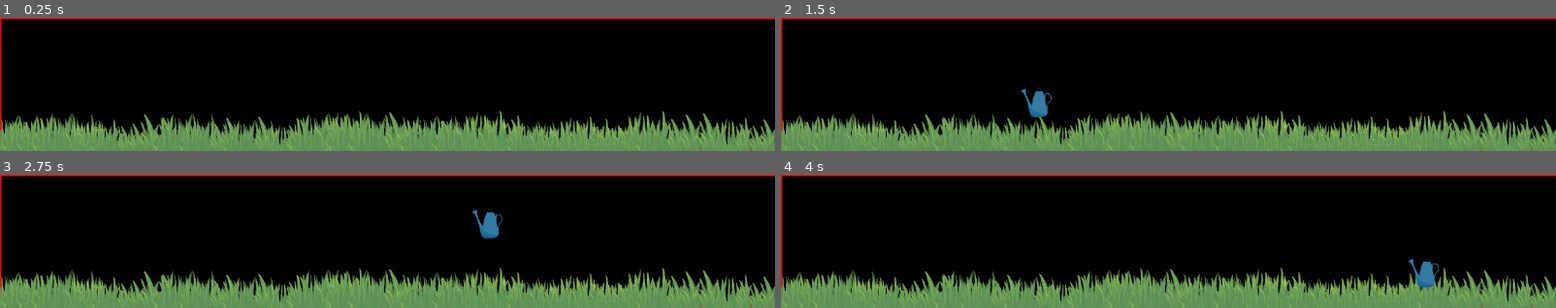
Above: before the commit, frames 1-4 (two rows, left to right).
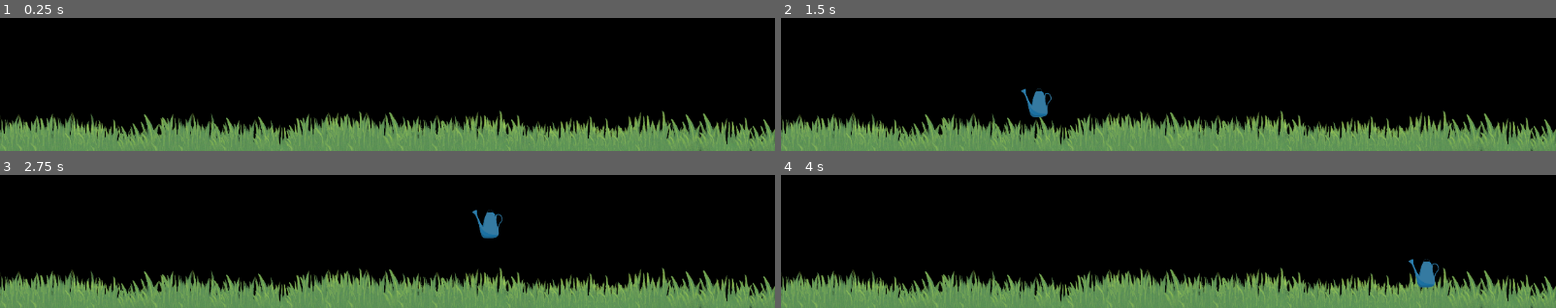
Above: after the commit, the same moments.

Repository: 9er-tom/desktop-forest
Game: Godot game, scene res://main.tscn
Same seed, same stepped clock (60 frames per second), same inputs: the game is played once before the commit and once after it.
Inputs (mouse positions are in pixels of both pictures, inside the frame that each line leads up to):
- Up to frame 1 (0.25 s): no input
- Up to frame 2 (1.5 s): tap Enter at 0.5 s; move the mouse to (1339, 77) at 0.52 s; click (1339, 77) at 0.6 s; tap Space at 1.25 s; move the mouse to (1013, 91) at 1.27 s; click (1013, 91) at 1.35 s
- Up to frame 3 (2.75 s): tap Enter at 2 s; move the mouse to (465, 212) at 2.02 s; click (465, 212) at 2.1 s
- Up to frame 4 (4 s): tap Space at 2.75 s; move the mouse to (1129, 268) at 2.77 s; click (1129, 268) at 2.85 s; tap Enter at 3.5 s; move the mouse to (1401, 261) at 3.52 s; click (1401, 261) at 3.6 s

The runs differ from the first frame. In frame 1, 1.7% of the frame differs, in the area x 0-100%, y 0-100%; in frame 2, 1.7%; in frame 3, 1.7%; in frame 4, 1.7%.

Commit message:
outline shader

Diff:
--- a/main.tscn
+++ b/main.tscn
@@ -29,12 +29,14 @@
 taskbarOrientation = 2
 
 [node name="ReferenceRect" type="ReferenceRect" parent="."]
+visible = false
 offset_right = 2560.0
 offset_bottom = 200.0
 border_width = 5.0
 editor_only = false
 
 [node name="bingus" type="Sprite2D" parent="."]
+process_mode = 4
 visible = false
 position = Vector2(364.353, 144.5)
 scale = Vector2(0.30083, 0.30083)
--- a/prefabs/plant.tscn
+++ b/prefabs/plant.tscn
@@ -1,11 +1,21 @@
-[gd_scene load_steps=8 format=3 uid="uid://x1n5d7yptqgq"]
+[gd_scene load_steps=11 format=3 uid="uid://x1n5d7yptqgq"]
 
 [ext_resource type="Script" uid="uid://b3frrt2i7fywe" path="res://scripts/plant.gd" id="1_bswx0"]
+[ext_resource type="Shader" uid="uid://1umkeugo14g7" path="res://shader/outline.gdshader" id="2_8laha"]
 [ext_resource type="Texture2D" uid="uid://dri7guloclqfl" path="res://assets/plants/1.PNG" id="2_nb6st"]
 [ext_resource type="Texture2D" uid="uid://daogmpcg7duxe" path="res://assets/plants/2.PNG" id="3_8laha"]
 [ext_resource type="Texture2D" uid="uid://vhe5576vpfma" path="res://assets/plants/3.PNG" id="4_r0ox0"]
 [ext_resource type="Texture2D" uid="uid://cbdkpww4tf8ct" path="res://assets/plants/4.PNG" id="5_jiiti"]
 [ext_resource type="Texture2D" uid="uid://cmibvwsat2lwn" path="res://assets/plants/5.PNG" id="6_xrecf"]
+
+[sub_resource type="ShaderMaterial" id="ShaderMaterial_nb6st"]
+shader = ExtResource("2_8laha")
+shader_parameter/color = Color(1, 1, 1, 1)
+shader_parameter/width = 10.0
+shader_parameter/pattern = 1
+shader_parameter/inside = false
+shader_parameter/add_margins = true
+shader_parameter/number_of_images = Vector2(1, 1)
 
 [sub_resource type="SpriteFrames" id="SpriteFrames_82xsv"]
 animations = [{
@@ -30,15 +40,34 @@
 "speed": 5.0
 }]
 
+[sub_resource type="RectangleShape2D" id="RectangleShape2D_nb6st"]
+size = Vector2(1200, 1180)
+
 [node name="Plant" type="Node2D"]
 scale = Vector2(0.15, 0.15)
 script = ExtResource("1_bswx0")
+outlineMaterial = SubResource("ShaderMaterial_nb6st")
 
 [node name="AnimatedSprite2D" type="AnimatedSprite2D" parent="."]
 sprite_frames = SubResource("SpriteFrames_82xsv")
-frame_progress = 0.086489
 speed_scale = 0.0
 
 [node name="Timer" type="Timer" parent="."]
 wait_time = 2.0
 autostart = true
+
+[node name="Area2D" type="Area2D" parent="."]
+
+[node name="CollisionShape2D" type="CollisionShape2D" parent="Area2D"]
+position = Vector2(3.17891e-06, -9.53674e-06)
+shape = SubResource("RectangleShape2D_nb6st")
+
+[node name="Control" type="Control" parent="."]
+layout_mode = 3
+anchors_preset = 0
+offset_left = -600.0
+offset_top = -586.667
+offset_right = 600.0
+offset_bottom = 593.333
+mouse_filter = 1
+metadata/_edit_use_anchors_ = true
--- a/scripts/plant.gd
+++ b/scripts/plant.gd
@@ -1,10 +1,20 @@
 extends Node2D
 class_name Plant
 
+@export var outlineMaterial: ShaderMaterial
+
 func _ready() -> void:
 	$Timer.timeout.connect(_on_timer_timeout)
+	$Area2D.mouse_entered.connect(_on_mouse_enter)
+	$Area2D.mouse_exited.connect(_on_mouse_exit)
 
 func _on_timer_timeout() -> void:
 	if $AnimatedSprite2D.frame_progress == 1:
 		$Timer.stop()
 	$AnimatedSprite2D.frame += 1
+
+func _on_mouse_enter() -> void:
+	$AnimatedSprite2D.material = outlineMaterial
+
+func _on_mouse_exit() -> void:
+	$AnimatedSprite2D.material = null
--- a/scripts/ui/cursorTool.gd
+++ b/scripts/ui/cursorTool.gd
@@ -12,23 +12,19 @@
 	position = get_global_mouse_position() + mouseOffset
 	if Input.is_action_just_pressed("Interact"):
 		play()
-		print_debug("press")
 	if Input.is_action_just_released("Interact"):
 		stop()
 		frame = 0
-		print_debug("release")
-
 
 func setCurrentTool(tool: GardenTools):
 	currentTool = tool
-	print_debug(currentTool)
 	match currentTool:
 		GardenTools.WATERING_CAN:
 			animation = "wateringCan"
-			set_frame(0)
+			frame = 0
 		GardenTools.SHOVEL:
-			animation = "wateringCan"
-			set_frame(5)
+			animation = "wateringCan" # todo change this to shovel
+			frame = 5
 		GardenTools.NONE:
 			visible = false
 			return
--- /dev/null
+++ b/shader/outline.gdshader
@@ -0,0 +1,73 @@
+shader_type canvas_item;
+
+uniform vec4 color : source_color = vec4(1.0);
+uniform float width : hint_range(0, 10) = 1.0;
+uniform int pattern : hint_range(0, 2) = 0; // diamond, circle, square
+uniform bool inside = false;
+uniform bool add_margins = true; // only useful when inside is false
+uniform vec2 number_of_images = vec2(1.0); // number of horizontal and vertical images in the sprite sheet
+
+varying flat vec4 modulate;
+
+void vertex() {
+	modulate = COLOR;
+
+	if (add_margins) {
+		if ((UV.x <= 0.0 || UV.x >= 1.0) && (UV.y <= 0.0 || UV.y >= 1.0)) {
+			VERTEX += (UV * 2.0 - 1.0) * width;
+		} else {
+			VERTEX += sign(VERTEX) * width; // replace sign(VERTEX) by (sign(VERTEX) * 2.0 - 1.0) if your AnimatedSprite2D isn't Centered
+		}
+	}
+}
+
+bool hasContraryNeighbour(vec2 uv, vec2 texture_pixel_size, vec2 image_top_left, vec2 image_bottom_right, sampler2D texture) {
+	for (float i = -ceil(width); i <= ceil(width); i++) {
+		float x = abs(i) > width ? width * sign(i) : i;
+		float offset;
+
+		if (pattern == 0) {
+			offset = width - abs(x);
+		} else if (pattern == 1) {
+			offset = floor(sqrt(pow(width + 0.5, 2) - x * x));
+		} else if (pattern == 2) {
+			offset = width;
+		}
+
+		for (float j = -ceil(offset); j <= ceil(offset); j++) {
+			float y = abs(j) > offset ? offset * sign(j) : j;
+			vec2 xy = uv + texture_pixel_size * vec2(x, y);
+
+			if ((xy != clamp(xy, image_top_left, image_bottom_right) || texture(texture, xy).a <= 0.0) == inside) {
+				return true;
+			}
+		}
+	}
+
+	return false;
+}
+
+void fragment() {
+	vec2 uv = UV;
+	vec2 image_top_left = floor(uv * number_of_images) / number_of_images;
+	vec2 image_bottom_right = image_top_left + vec2(1.0) / number_of_images;
+
+	if (add_margins) {
+		vec2 texture_pixel_size = vec2(1.0) / (vec2(1.0) / TEXTURE_PIXEL_SIZE + vec2(width * 2.0) * number_of_images);
+
+		uv = (uv - texture_pixel_size * width - image_top_left) * TEXTURE_PIXEL_SIZE / texture_pixel_size + image_top_left;
+
+		if (uv != clamp(uv, image_top_left, image_bottom_right)) {
+			COLOR.a = 0.0;
+		} else {
+			COLOR = texture(TEXTURE, uv) * modulate;
+		}
+	} else {
+		COLOR = texture(TEXTURE, uv) * modulate;
+	}
+
+	if ((COLOR.a > 0.0) == inside && hasContraryNeighbour(uv, TEXTURE_PIXEL_SIZE, image_top_left, image_bottom_right, TEXTURE)) {
+		COLOR.rgb = inside ? mix(COLOR.rgb, color.rgb * modulate.rgb, color.a * modulate.a) : color.rgb * modulate.rgb;
+		COLOR.a += (1.0 - COLOR.a) * color.a * modulate.a;
+	}
+}
Not shown, added: shader/outline.gdshader.uid
Not shown, added: shader/LICENSE
